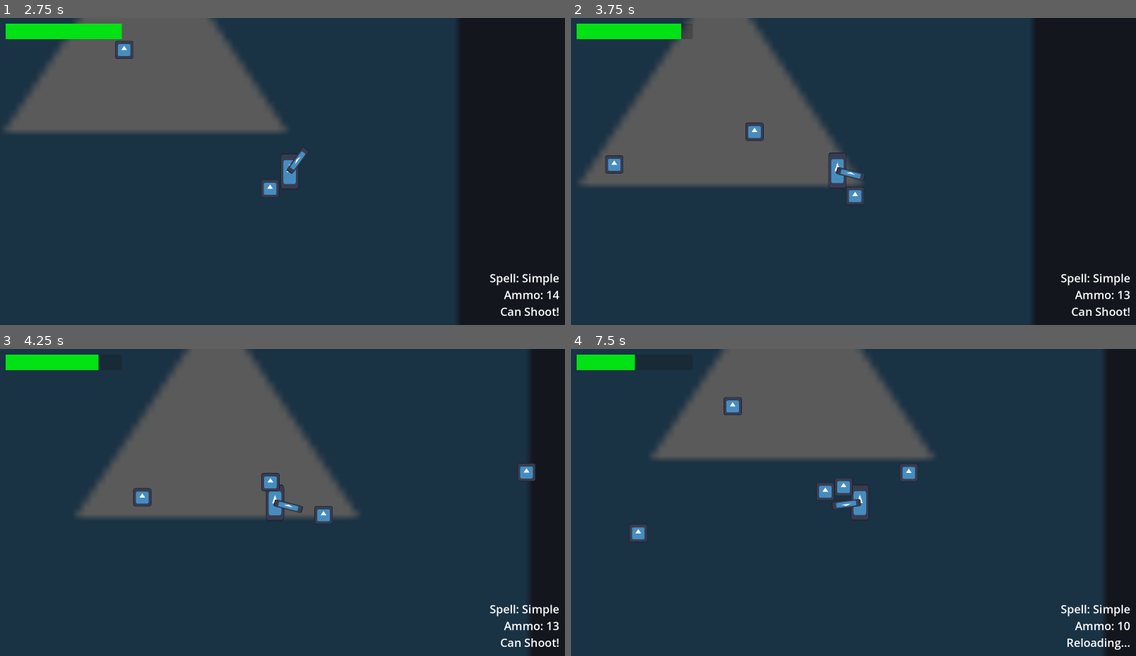
Above: before the commit, frames 1-4 (two rows, left to right).
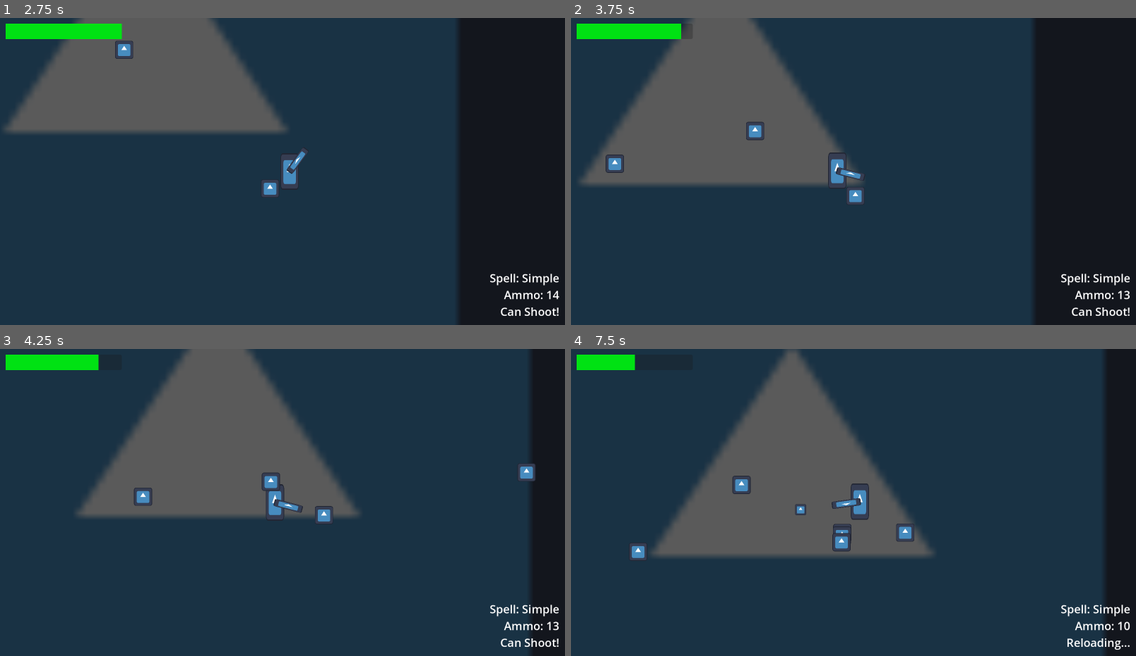
Above: after the commit, the same moments.

Repository: AgilMonkey/Wild-Bun-Magic
Game: Godot game, scene res://levels/main_test_scene/main_test_scene.tscn
Two runs of this game, one before a commit and one after it. Both use one fixed random seed, a clock stepped at 60 frames per second and the inputs below. The engine's default icon, where the game draws it, is replaced by a stand-in: a white triangle on a blue panel in a dark square.
Inputs (mouse positions are in pixels of both pictures, inside the frame that each line leads up to):
- Up to frame 1 (2.75 s): tap Enter at 0.5 s; move the mouse to (406, 156) at 0.52 s; hold D (move_right) 0.53-1.28 s; tap Shift (dash) at 0.6, 2.1 s; move the mouse to (169, 186) at 1.27 s; hold S (move_down) 1.28-2.03 s; click (169, 186) at 1.35 s; move the mouse to (339, 103) at 2.02 s; hold D (move_right) from 2.03 s (still down)
- Up to frame 2 (3.75 s): move the mouse to (825, 232) at 2.77 s; release D (move_right) at 2.78 s; hold W (move_up) 2.78-3.53 s; click (825, 232) at 2.85 s; move the mouse to (1023, 217) at 3.52 s; hold A (move_left) from 3.53 s (still down); tap Shift (dash) at 3.6 s
- Up to frame 3 (4.25 s): keep holding A (move_left)
- Up to frame 4 (7.5 s): move the mouse to (684, 456) at 4.27 s; click (684, 456) at 4.35 s; move the mouse to (881, 502) at 5.02 s; release A (move_left) at 5.03 s; hold S (move_down) 5.03-5.78 s; tap Shift (dash) at 5.1, 6.6 s; move the mouse to (768, 425) at 5.77 s; hold D (move_right) 5.78-6.53 s; click (768, 425) at 5.85 s; move the mouse to (977, 487) at 6.52 s; hold W (move_up) 6.53-7.28 s; move the mouse to (740, 517) at 7.27 s; hold D (move_right) from 7.28 s (still down); click (740, 517) at 7.35 s

Frame 1 is identical in both runs. In frame 2, 0.2% of the frame differs, in the area x 6-52%, y 33-61%; in frame 3, 0.2%; in frame 4, 21%, in the area x 10-65%, y 0-69%.

Commit message:
Make player able to push enemy

Diff:
--- /dev/null
+++ b/commons/controllers/character_body_move_stuff.gd
@@ -0,0 +1,10 @@
+extends Node
+
+
+@onready var body: CharacterBody2D = get_parent()
+
+
+func _physics_process(delta: float) -> void:
+	for i in body.get_slide_collision_count():
+		var collision = body.get_slide_collision(i)
+		print("Collided with: ", collision.get_collider().name)
--- a/entities/enemies/Enemy.tscn
+++ b/entities/enemies/Enemy.tscn
@@ -19,6 +19,7 @@
 size = Vector2(64, 64)
 
 [node name="Enemy" type="CharacterBody2D" groups=["enemy"]]
+collision_layer = 2
 motion_mode = 1
 script = ExtResource("1_iplvi")
 health_pickup_instance = ExtResource("2_kg1dj")
--- a/entities/player/player.tscn
+++ b/entities/player/player.tscn
@@ -9,6 +9,7 @@
 [ext_resource type="Script" uid="uid://ctvcfg16g1pkt" path="res://commons/health/health_component.gd" id="6_8fjmc"]
 [ext_resource type="Script" uid="uid://d2ssuuarj6kcv" path="res://commons/hitbox/hitbox_component.gd" id="8_26q78"]
 [ext_resource type="Script" uid="uid://c3pbprpuaguim" path="res://entities/player/player_ui_stuff.gd" id="9_bectd"]
+[ext_resource type="Script" uid="uid://b6x84glu53ptq" path="res://commons/controllers/character_body_move_stuff.gd" id="10_wvtmh"]
 
 [sub_resource type="RectangleShape2D" id="RectangleShape2D_8afob"]
 size = Vector2(48, 105)
@@ -69,4 +70,7 @@
 script = ExtResource("9_bectd")
 health = NodePath("../HealthComponent")
 
+[node name="CharacterBodyMoveStuff" type="Node" parent="."]
+script = ExtResource("10_wvtmh")
+
 [connection signal="health_reached_zero" from="HealthComponent" to="." method="_on_health_component_health_reached_zero"]
--- a/project.godot
+++ b/project.godot
@@ -65,6 +65,10 @@
 ]
 }
 
+[layer_names]
+
+2d_physics/layer_2="enemy"
+
 [rendering]
 
 renderer/rendering_method="gl_compatibility"
Not shown, added: commons/controllers/character_body_move_stuff.gd.uid
Not shown: 1 places in entities/player/player.tscn that only renumber resources
